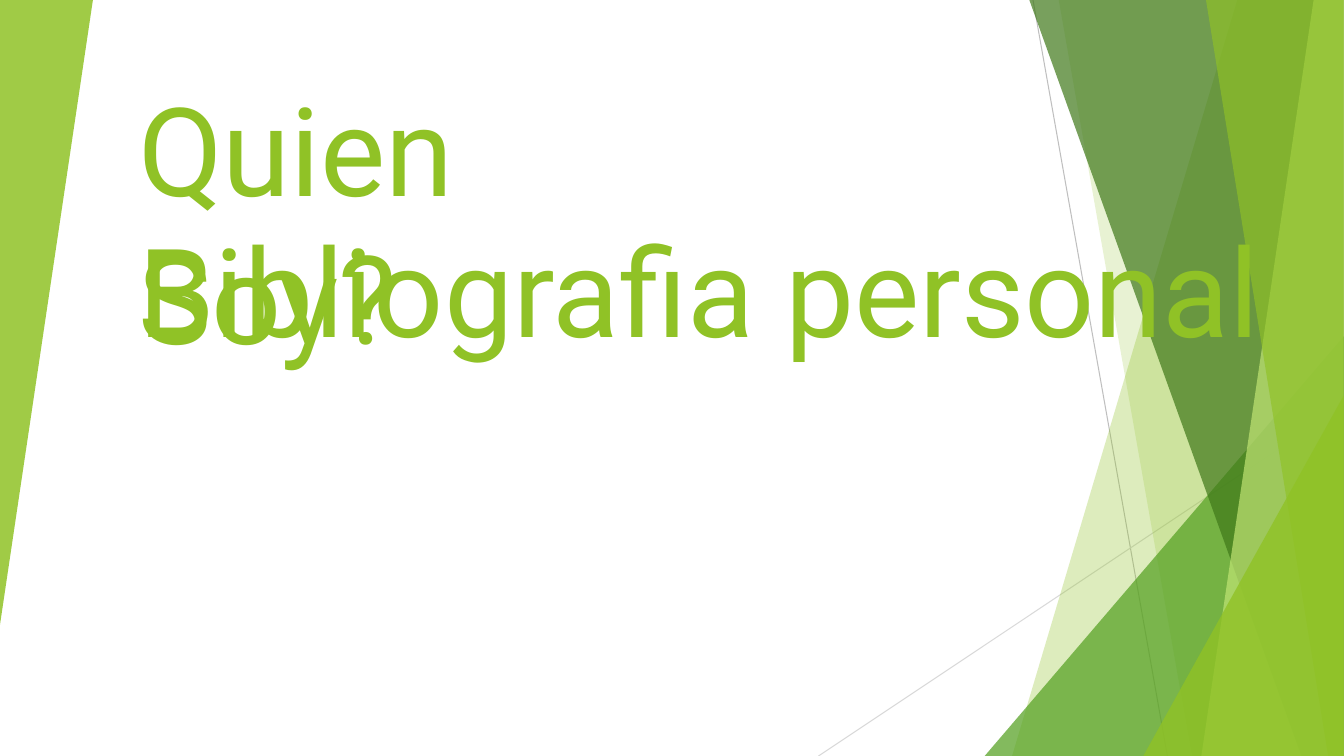
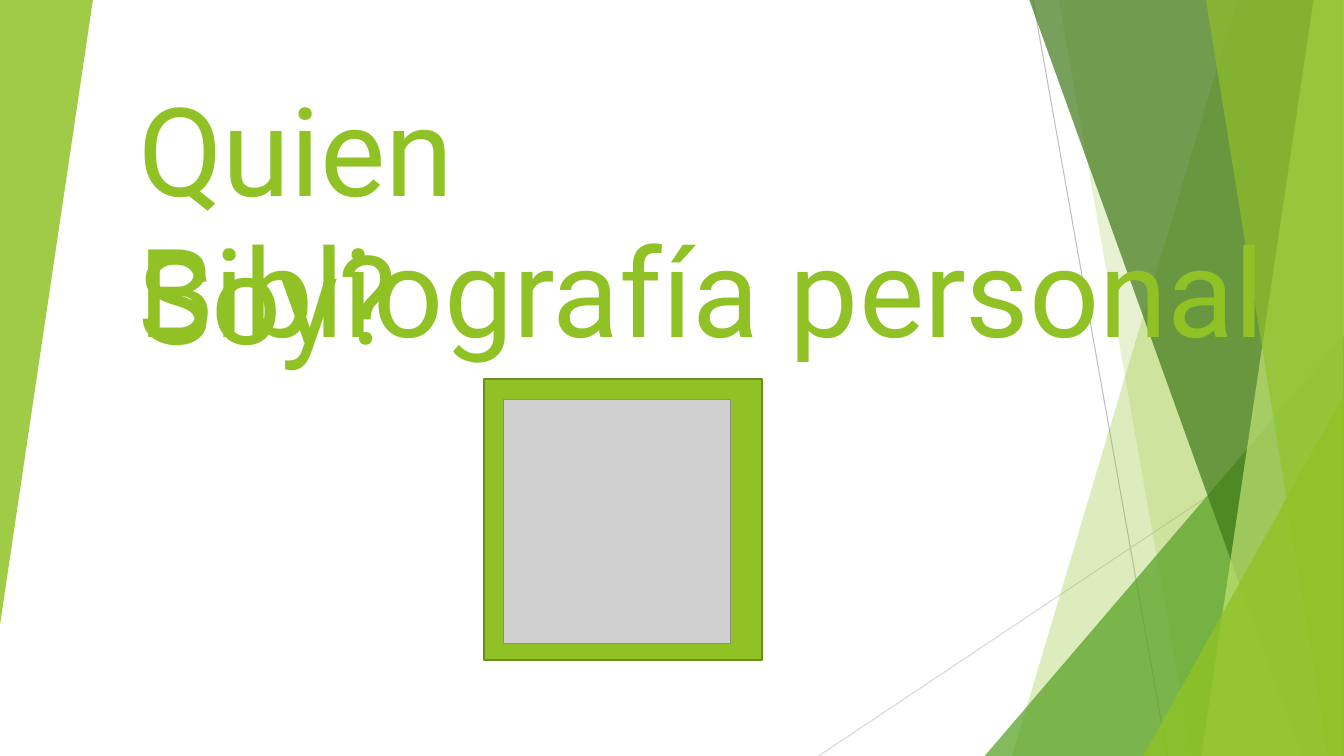
Before and after one commit to LuisCarrascoCota/culturadigital2, a slide deck: slide 1 of Parcial 1/Practica2.pptx. Drawn at 1344x756 pixels with LibreOffice and Linux fonts; fonts in the diff are those of the drawing; grey boxes stand for pictures. Boxes give left, top, right and bottom in pixels: in the first picture for what was removed or moved away, otherwise in the second. Text is boxed around its words. In the diff, an @@ line names an element or a change of style, - is before the commit and + after.

```diff
--- a/Parcial 1/Practica2.pptx
+++ b/Parcial 1/Practica2.pptx
@@ text at (138,224,1265,365): text changed @@
-Bibliografia personal
+Bibliografía personal
@@ rectangle added at (484,379,762,659), fill #90C226, outline #6B901C 1.5 pt @@
@@ picture added at (504,399,731,644) @@
```
Also in this commit, not shown: 1 other slide changed.
